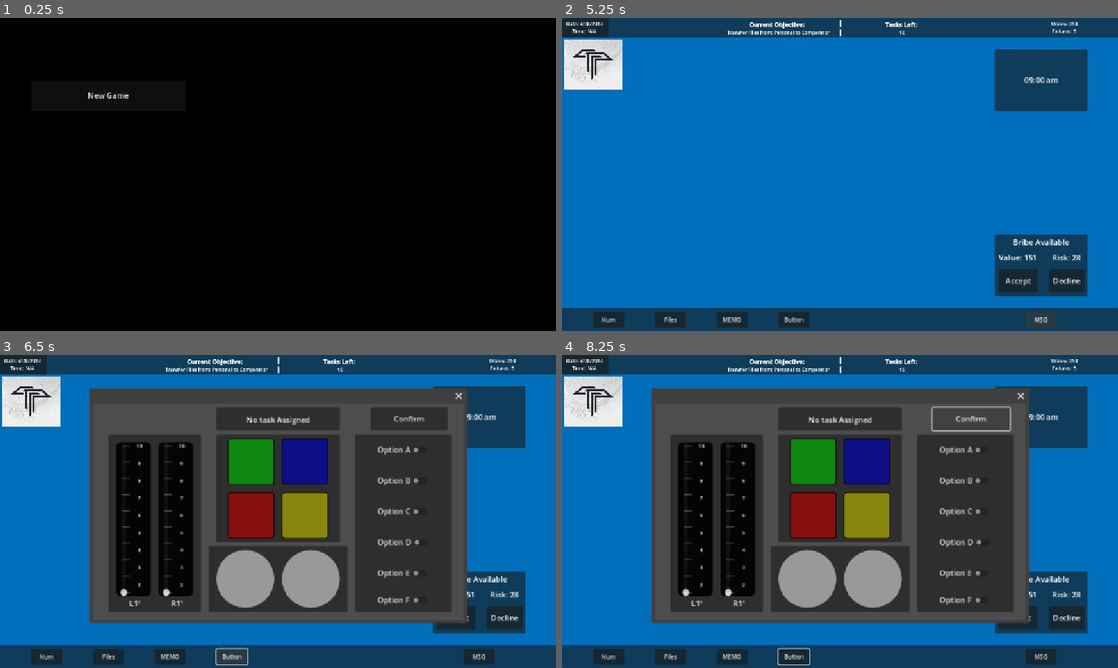
Above: before the commit, frames 1-4 (two rows, left to right).
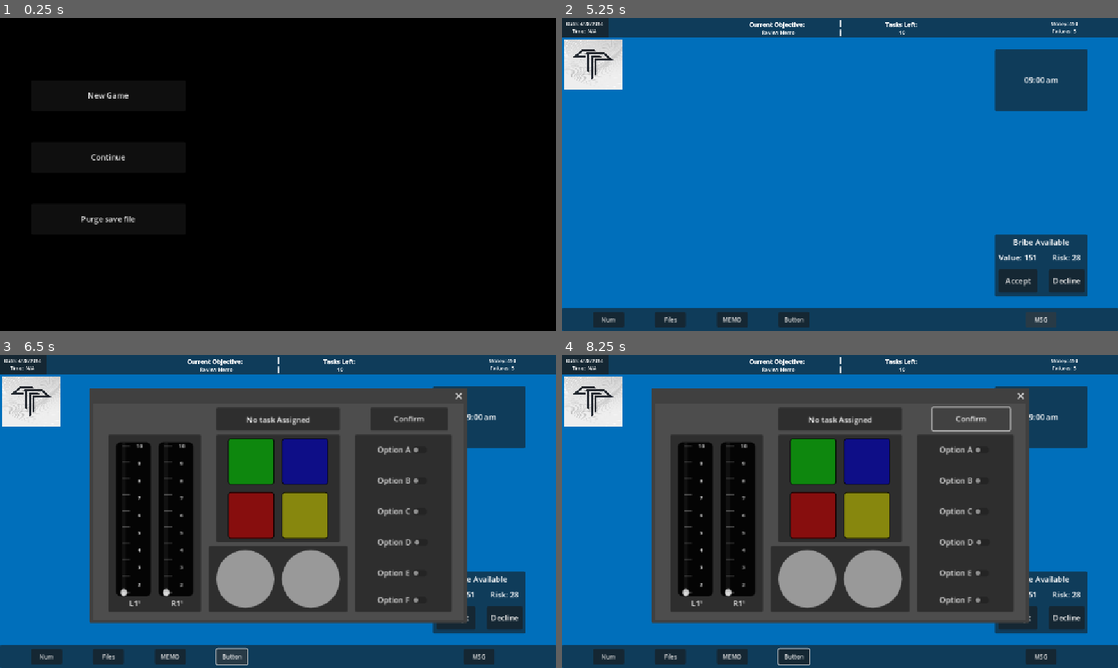
Above: after the commit, the same moments.

Repository: andrewpressman/Operation-OS
Game: Godot game, scene res://Menu/MainMenu.tscn
The game is run twice, just before and just after one commit, with the same random seed, the same clock (stepped at 60 frames per second) and the same inputs.
Inputs (mouse positions are in pixels of both pictures, inside the frame that each line leads up to):
- Up to frame 1 (0.25 s): no input
- Up to frame 2 (5.25 s): click (667, 218) at 0.5 s, where only the run after the commit has a clickable "Purge save file"; click "New Game" at 1.25 s; click "Files" at 2 s; click "Finances" at 2.75 s; click "Rent: $100" at 3.5 s; click "Pay bills" at 4.25 s; click "Go to work" at 5 s
- Up to frame 3 (6.5 s): click "Button" at 5.75 s
- Up to frame 4 (8.25 s): click "Accept" at 6.5 s; click "Accept" at 7.25 s; click "Confirm" at 8 s

The runs differ from the first frame. In frame 1, 0.2% of the frame differs, in the area x 14-25%, y 43-66%; in frame 2, 0.2%; in frame 3, 0.2%; in frame 4, 0.2%.

Commit message:
Implemented framework to save/load game

Diff:
--- a/Home/HomeController.gd
+++ b/Home/HomeController.gd
@@ -14,6 +14,7 @@
 	$Taskbar/GoWork.disabled = true
 	$Taskbar/GoWork.text = "Unpaid Bills"
 	UpdateStatus()
+	SaveLoad.Save()
 
 func _input(_event: InputEvent) -> void:
 	if Input.is_action_just_pressed("ui_cancel"):
@@ -22,7 +23,7 @@
 			GlobalVar.optionsVisible = true
 
 func UpdateStatus():
-	if GlobalVar.CurrentLevel > 0:
+	if GlobalVar.CurrentLevel > 0 && SaveLoad.OpenFromSave:
 		GlobalVar.Health = GlobalVar.Health - (HealthChange * GlobalVar.CurrentLevel)
 		GlobalVar.Hunger = GlobalVar.Hunger - (HungerChange * GlobalVar.CurrentLevel)
 		GlobalVar.Security = GlobalVar.Security - (SecurityChange * GlobalVar.CurrentLevel)
@@ -35,6 +36,7 @@
 
 func GoWork():
 	GlobalVar.CurrentLevel += 1
+
 	get_tree().change_scene_to_file("res://Work/WorkDesktop.tscn")
 
 func FinancesButton():
--- a/Menu/MainMenu.tscn
+++ b/Menu/MainMenu.tscn
@@ -23,4 +23,20 @@
 text = "New Game
 "
 
+[node name="Continue" type="Button" parent="."]
+offset_left = 64.0
+offset_top = 256.0
+offset_right = 384.0
+offset_bottom = 320.0
+text = "Continue"
+
+[node name="Clear" type="Button" parent="."]
+offset_left = 64.0
+offset_top = 384.0
+offset_right = 384.0
+offset_bottom = 448.0
+text = "Purge save file"
+
 [connection signal="pressed" from="Button" to="." method="NewGame"]
+[connection signal="pressed" from="Continue" to="." method="Continue"]
+[connection signal="pressed" from="Clear" to="." method="PurgeSave"]
--- /dev/null
+++ b/Menu/SaveLoad.gd
@@ -0,0 +1,65 @@
+extends Node
+
+var OpenFromSave : bool
+
+func Save():
+	OpenFromSave = false
+	var save_game = FileAccess.open("user://savegame.save", FileAccess.WRITE)
+	var save_data = {
+		#TODO: add options being saved
+		"Money" : GlobalVar.Money,
+		"Debt" : GlobalVar.Debt,
+		"Health" : GlobalVar.Health,
+		"Hunger" : GlobalVar.Hunger,
+		"Security" : GlobalVar.Security,
+		"Score" : GlobalVar.Score,
+		"Salary" : GlobalVar.Salary,
+		"CurrLevel" : GlobalVar.CurrentLevel,
+		"MedsPrice" : GlobalVar.MedsPrice,
+		"FoodPrice" : GlobalVar.FoodPrice,
+		"RentPrice" : GlobalVar.RentPrice,
+		"SecurityPrice" : GlobalVar.SecurityPrice
+	}
+	var json_str = JSON.stringify(save_data)
+	save_game.store_line(json_str)
+
+func LoadGame():
+	OpenFromSave = true
+	if not FileAccess.file_exists("user://savegame.save"):
+		return #no save game detected.
+
+	var save_game = FileAccess.open("user://savegame.save", FileAccess.READ)
+	var json_str = save_game.get_as_text()
+	save_game.close()
+
+	var save_data = JSON.parse_string(json_str)
+	if "Money" in save_data:
+		GlobalVar.Money = save_data["Money"]
+	if "Debt" in save_data:
+		GlobalVar.Debt = save_data["Debt"]
+	if "Health" in save_data:
+		GlobalVar.Health = save_data["Health"]
+	if "Hunger" in save_data:
+		GlobalVar.Hunger = save_data["Hunger"]
+	if "Security" in save_data:
+		GlobalVar.Security = save_data["Security"]
+	if "Score" in save_data:
+		GlobalVar.Score = save_data["Score"]
+	if "Salary" in save_data:
+		GlobalVar.Salary = save_data["Salary"]
+	if "CurrLevel" in save_data:
+		GlobalVar.CurrentLevel = save_data["CurrLevel"]
+	if "MedsPrice" in save_data:
+		GlobalVar.MedsPrice = save_data["MedsPrice"]
+	if "FoodPrice" in save_data:
+		GlobalVar.FoodPrice = save_data["FoodPrice"]
+	if "RentPrice" in save_data:
+		GlobalVar.RentPrice = save_data["RentPrice"]
+	if "SecurityPrice" in save_data:
+		GlobalVar.SecurityPrice = save_data["SecurityPrice"]
+
+func ClearDir(): #Only for DEBUG purpoeses.
+	if not FileAccess.file_exists("user://savegame.save"):
+		return #no save game detected.
+	var file_to_remove = "user://savegame.save"
+	OS.move_to_trash(ProjectSettings.globalize_path(file_to_remove))
--- a/Menu/mainMenu.gd
+++ b/Menu/mainMenu.gd
@@ -3,7 +3,7 @@
 
 # Called when the node enters the scene tree for the first time.
 func _ready() -> void:
-	pass # Replace with function body.
+	SaveLoad.LoadGame()
 
 @export var SecurityIncrease : int
 @export var MedsIncrease : int
@@ -30,3 +30,9 @@
 	GlobalVar.Hunger = 100
 	GlobalVar.Security = 100
 	get_tree().change_scene_to_file("res://Home/HomeDesktop.tscn")
+
+func Continue():
+	get_tree().change_scene_to_file("res://Home/HomeDesktop.tscn")
+
+func PurgeSave():
+	SaveLoad.ClearDir()
--- a/Tasks/FileManager.gd
+++ b/Tasks/FileManager.gd
@@ -78,7 +78,6 @@
 		ButtonUp()
 
 func ButtonDown():
-	print("down")
 	CurrSource = SourceDropdown.get_selected_id()
 	CurrTarget = TargetDropdown.get_selected_id()
 	TransferActive = true
--- a/Work/WorkController.gd
+++ b/Work/WorkController.gd
@@ -129,6 +129,7 @@
 	GlobalVar.Health = GlobalVar.Health - (10 + GlobalVar.CurrentLevel)
 	GlobalVar.Hunger = GlobalVar.Hunger - (10 + GlobalVar.CurrentLevel)
 	GlobalVar.Security = GlobalVar.Security - (10 + GlobalVar.CurrentLevel)
+	SaveLoad.Save()
 	get_tree().change_scene_to_file("res://Home/HomeDesktop.tscn")
 
 #Check lives
@@ -153,7 +154,7 @@
 	#Repeat Task prevention
 	while Obj == LastTask:
 		Obj = randi_range(1,4)
-	Obj = 3
+
 	match Obj:
 		1:
 			GlobalObj.GetRandomNumber()
--- a/Work/WorkDesktop.tscn
+++ b/Work/WorkDesktop.tscn
@@ -311,6 +311,7 @@
 autostart = true
 
 [node name="ShiftComplete" type="Panel" parent="."]
+visible = false
 offset_left = 416.0
 offset_top = 192.0
 offset_right = 736.0
--- a/project.godot
+++ b/project.godot
@@ -19,6 +19,7 @@
 
 GlobalObj="*res://global_Objectives.gd"
 GlobalVar="*res://global_Variables.gd"
+SaveLoad="*res://Menu/SaveLoad.gd"
 
 [display]
 
Not shown, added: Menu/SaveLoad.gd.uid
